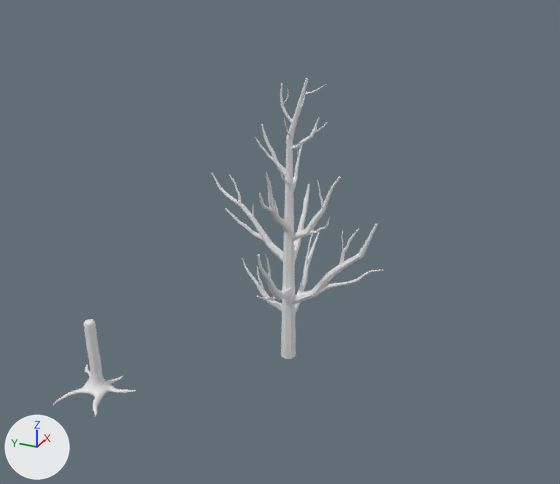
A saved change to the Blender file Blender/Arvore 4.blend.
One viewpoint serves both versions: a 50 mm lens placed at (-15.97, -6.91, 11.22), pointed at (-1.47, -0.39, 3.96). The axes (+X, +Y, +Z) are drawn at lower left. The lights are the same throughout.
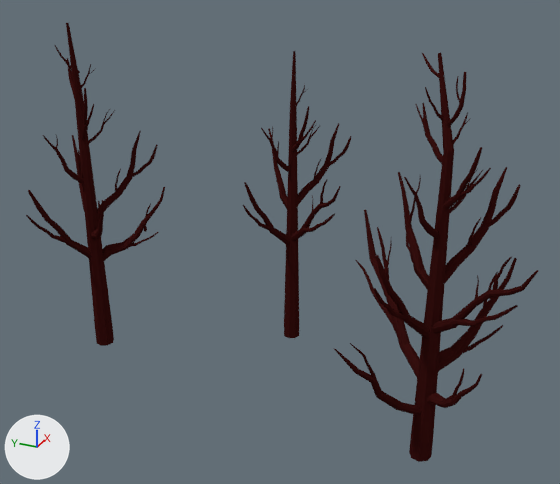
Patch to the scene script:
```diff
--- a/Blender/Arvore 4.blend.py
+++ b/Blender/Arvore 4.blend.py
@@ mat_material_002 @@
+mat_material_002 = diffuse_material('Material.002')
+mat_material_002.base_color = (0.0423, 0.00605, 0.00561)  # dark red #3a1211
@@ me_cylinder_003 @@
 me_cylinder_003.from_pydata(...)  # 2209 vertices, 1980 faces; spans x -8.3..9.8, y -11.6..10.6, z -0.2..35.7
+me_cylinder_003.materials.append(mat_material_002)  # dark red #3a1211
@@ me_cylinder_001 @@
 # used by ob_cylinder_001; location = (-3.98, 3.17, 1.69); scale = (0.285, 0.285, 1.0)
-me_cylinder_001.from_pydata(...)  # 243 vertices, 233 faces; spans x -3.17..2.7, y -3.18..2.82, z -1.19..0.75
+me_cylinder_001.from_pydata(...)  # 1464 vertices, 1314 faces; spans x -7.49..7.06, y -6.06..6.69, z -0.18..35.63
+# me_cylinder_001 part 1: 243 vertices removed from x -3.17..2.7, y -3.18..2.82, z -1.19..0.75; 1464 vertices added at x -7.49..7.06, y -6.06..6.69, z -0.18..35.63
+me_cylinder_001.materials.append(mat_material_002)  # dark red #3a1211
@@ me_cylinder_002 @@
+me_cylinder_002.from_pydata(...)  # 1224 vertices, 1098 faces; spans x -7.5..7.1, y -6.1..10.6, z -0.2..35.3
+me_cylinder_002.materials.append(mat_material_002)  # dark red #3a1211
@@ ob_cylinder @@
 ob_cylinder = bpy.data.objects.new('Cylinder', me_cylinder_003)
-ob_cylinder.location = (0.0, 0.0, 0.0)
-ob_cylinder.scale = (0.205, 0.205, 0.205)
+ob_cylinder.location = (-2.61, -4.21, 0.26)
+ob_cylinder.rotation_euler = (0.0, 0.0, -3.808)  # degrees (0, 0, -218)
+ob_cylinder.scale = (0.234, 0.234, 0.234)
@@ ob_cylinder_001 @@
 ob_cylinder_001 = bpy.data.objects.new('Cylinder.001', me_cylinder_001)
-ob_cylinder_001.location = (-3.98, 3.17, 1.69)
-ob_cylinder_001.scale = (0.285, 0.285, 1.0)
+ob_cylinder_001.location = (-1.43, 4.76, 0.13)
+ob_cylinder_001.rotation_euler = (0.0, 0.0, -3.837)  # degrees (0, 0, -220)
+ob_cylinder_001.scale = (0.234, 0.234, 0.234)
 _m = ob_cylinder_001.modifiers.new('Subsurf', 'SUBSURF')
@@ ob_cylinder_003 @@
+ob_cylinder_003 = bpy.data.objects.new('Cylinder.003', me_cylinder_002)
+ob_cylinder_003.location = (0.75, 0.24, 0.26)
+ob_cylinder_003.rotation_euler = (0.0, 0.0, -3.808)  # degrees (0, 0, -218)
+ob_cylinder_003.scale = (0.214, 0.214, 0.214)
```

Changed parts and their boxes [x1, y1, x2, y2] in the pictures (560 x 484 px):
'Cylinder', recoloured, moved, turned, rescaled: before [211, 78, 384, 359]; after [334, 53, 538, 462]
'Cylinder.001', reshaped, moved, turned, rescaled: before [53, 319, 136, 416]; after [26, 23, 165, 346]
'Cylinder.003', added: after [243, 51, 352, 338]
